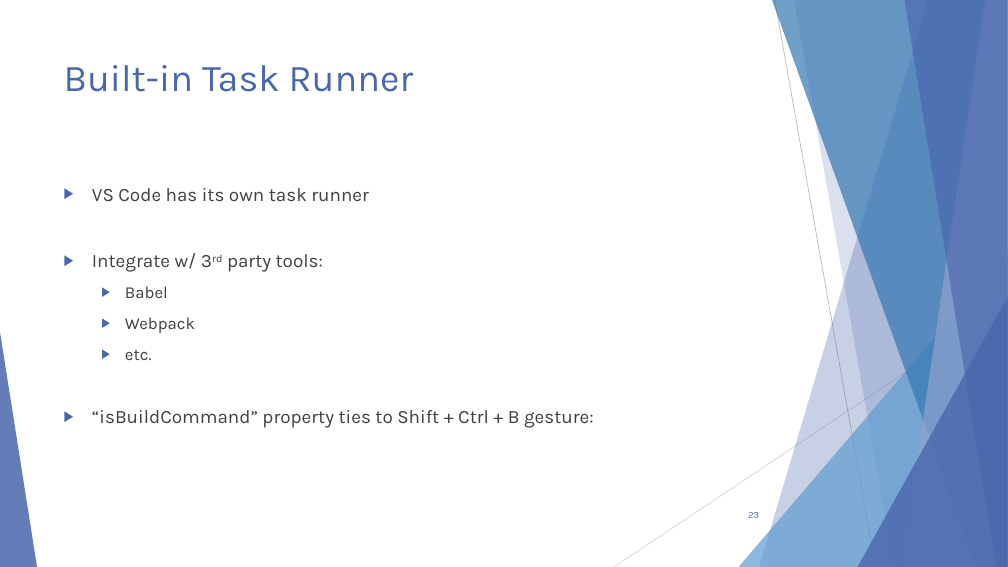
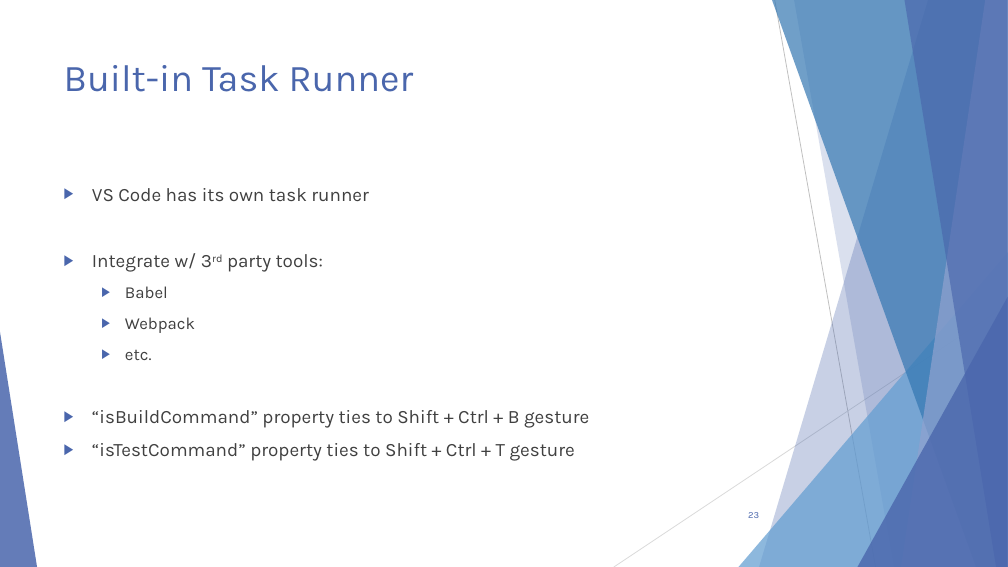
Before and after one commit to scottaddie/slide-decks, a slide deck: slide 23 of Intro to JavaScript Tooling in VS Code.pptx. Drawn at 1008x567 pixels with LibreOffice and Linux fonts; fonts in the diff are those of the drawing. Boxes give left, top, right and bottom in pixels: in the first picture for what was removed or moved away, otherwise in the second. Text is boxed around its words. In the diff, an @@ line names an element or a change of style, - is before the commit and + after.

```diff
--- a/Intro to JavaScript Tooling in VS Code.pptx
+++ b/Intro to JavaScript Tooling in VS Code.pptx
@@ text at <box>92,410,589,461</box>: text changed @@
-▶ “isBuildCommand” property ties to Shift + Ctrl + B gesture:
+▶ “isBuildCommand” property ties to Shift + Ctrl + B gesture
+▶ “isTestCommand” property ties to Shift + Ctrl + T gesture
```
Also in this commit, not shown: 2 other slides changed.
